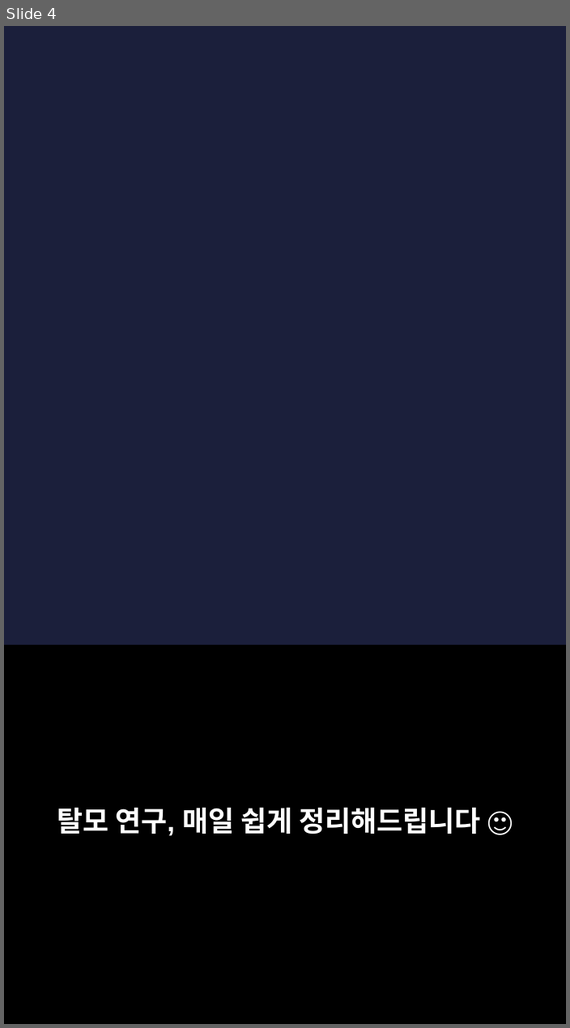
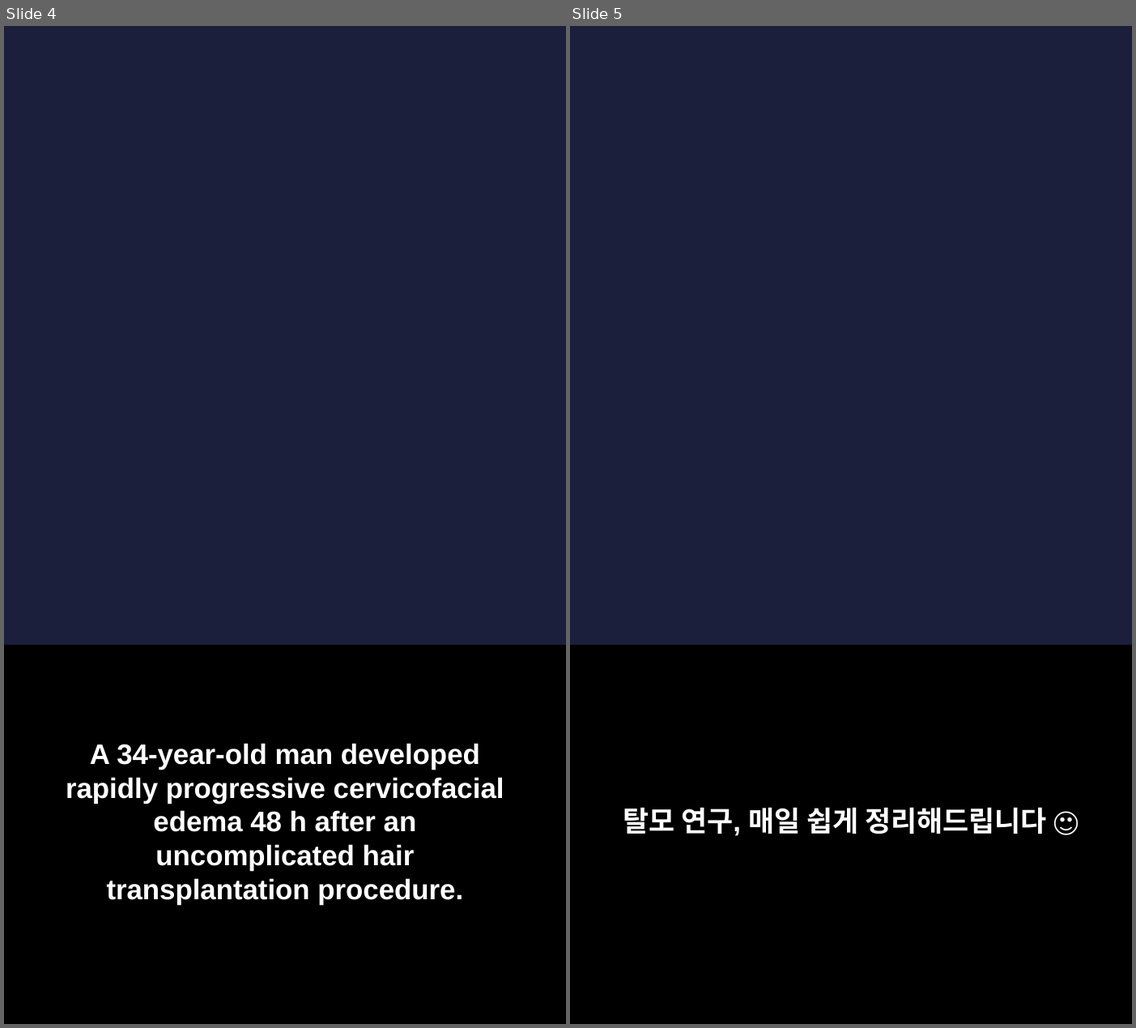
Before and after one commit to hyokang2010-BJ-ANTH/product-builder-test, a slide deck: pwa/data/latest/slides.pptx. Shown side by side, each under a label of ours: slide 4 before the commit, slides 4 and 5 after it. The pictures are 570x1028 and 1136x1028 pixels, drawn with LibreOffice and Linux fonts; fonts in the diff are those of the drawing; background and template pictures are left out. Boxes give left, top, right and bottom in pixels: in the first picture for what was removed or moved away, otherwise in the second. Text is boxed around its words. In the diff, an @@ line names an element or a change of style, - is before the commit and + after.

```diff
--- a/pwa/data/latest/slides.pptx
+++ b/pwa/data/latest/slides.pptx
@@ slide 4 added at [4, 26, 566, 1024], background picture (left out) @@
@@ rectangle added at [4, 646, 566, 1024], fill #000000 @@
@@ text added at [66, 743, 505, 905], 22 pt, text #FFFFFF, bold @@
+A 34-year-old man developed rapidly progressive cervicofacial edema 48 h after an uncomplicated hair transplantation procedure.
@@ what was slide 4 is now slide 5 @@
```
Also in this commit, not shown: 2 slides changed, 4 other slides added, 3 slides removed, 26 other files.
